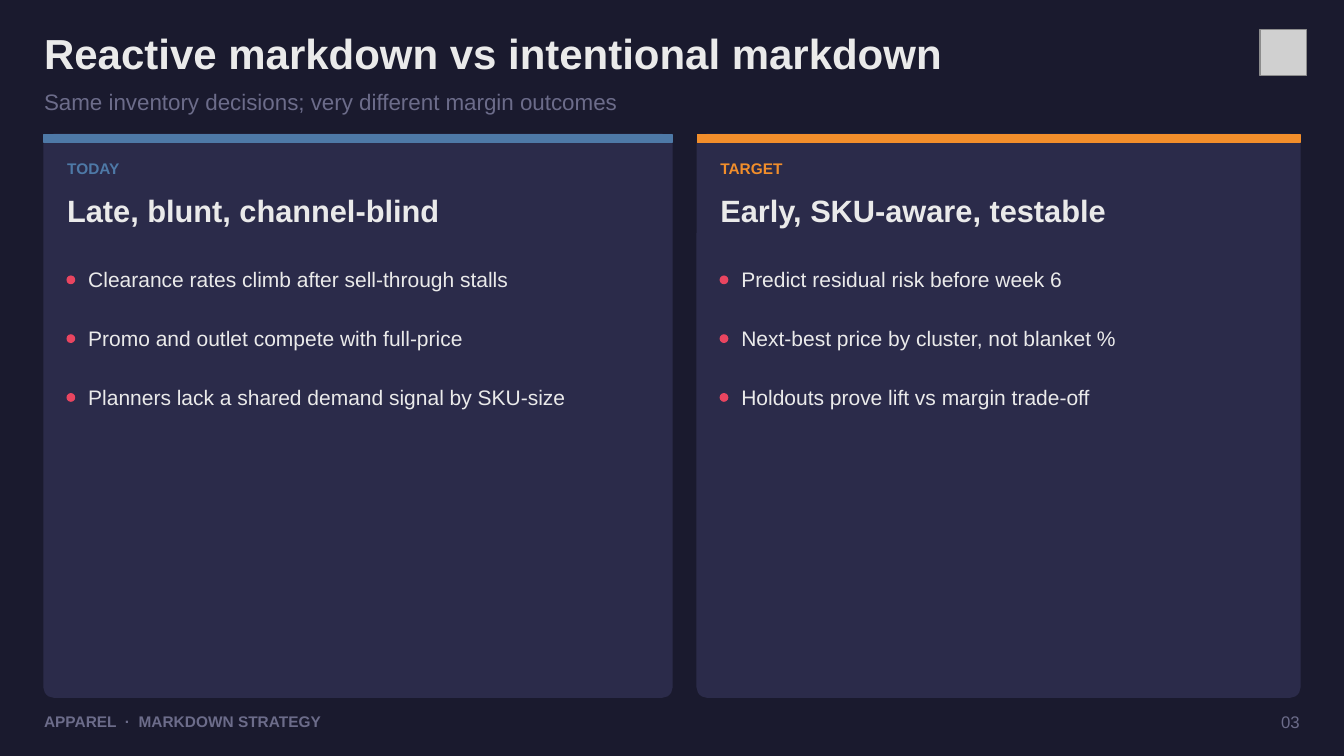
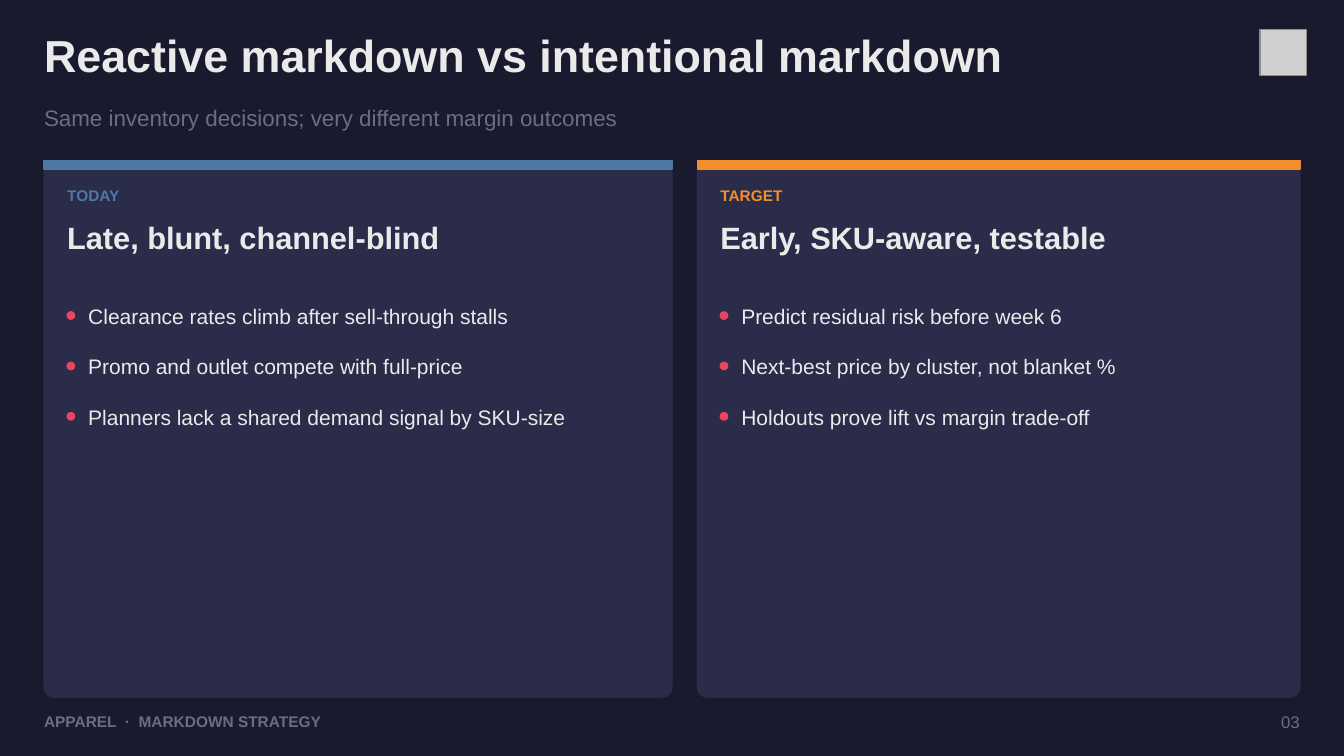
Before and after one commit to dhanesh123in/ppt-gen, a slide deck: slide 3 of examples/apparel-markdown.pptx. Drawn at 1344x756 pixels with LibreOffice and Linux fonts; fonts in the diff are those of the drawing; grey boxes stand for pictures. Boxes give left, top, right and bottom in pixels: in the first picture for what was removed or moved away, otherwise in the second. Text is boxed around its words. In the diff, an @@ line names an element or a change of style, - is before the commit and + after.

```diff
--- a/examples/apparel-markdown.pptx
+++ b/examples/apparel-markdown.pptx
@@ text "Reactive markdown vs intentional markdown" at [44,39,1002,73]: size 30 to 32 pt @@
@@ text "Same inventory decisions; very different ...": place and size @@
-text "Same inventory decisions; very different ..." at [44,94,617,115]
+text "Same inventory decisions; very different ..." at [44,110,617,131]
@@ rounded rectangle: place and size @@
-rounded rectangle at [44,134,673,697]
+rounded rectangle at [44,160,673,697]
@@ rounded rectangle at [44,160,673,697]: proportions changed @@
@@ rounded rectangle at [698,160,1301,697]: proportions changed @@
@@ rounded rectangle: place and size @@
-rounded rectangle at [698,134,1301,697]
+rounded rectangle at [698,160,1301,697]
@@ text "Clearance rates climb after sell-through ...": place and size @@
-text "Clearance rates climb after sell-through ..." at [88,271,508,292]
+text "Clearance rates climb after sell-through ..." at [88,308,508,328]
@@ vertical alignment top to middle in 6 elements at [88,409,565,429], [741,409,1090,429], [88,358,462,379], [741,358,1091,379], [88,308,508,328], [741,308,1062,324] @@
@@ text "Predict residual risk before week ...": place and size @@
-text "Predict residual risk before week ..." at [741,271,1062,287]
+text "Predict residual risk before week ..." at [741,308,1062,324]
@@ rounded rectangle: place and size @@
-rounded rectangle at [68,276,75,283]
+rounded rectangle at [68,312,75,319]
@@ rounded rectangle: place and size @@
-rounded rectangle at [721,276,728,283]
+rounded rectangle at [721,312,728,319]
@@ text "Promo and outlet compete with ...": place and size @@
-text "Promo and outlet compete with ..." at [88,330,462,350]
+text "Promo and outlet compete with ..." at [88,358,462,379]
@@ text "Next-best price by cluster, not ...": place and size @@
-text "Next-best price by cluster, not ..." at [741,330,1091,350]
+text "Next-best price by cluster, not ..." at [741,358,1091,379]
@@ 4 texts, 2 rectangles, 2 rounded rectangles: place and size @@
-4 texts, 2 rectangles, 2 rounded rectangles at [44,134,1301,342]
+4 texts, 2 rectangles, 2 rounded rectangles at [44,160,1301,369]
@@ rounded rectangle: place and size @@
-rounded rectangle at [68,394,75,401]
+rounded rectangle at [68,412,75,419]
@@ text "Planners lack a shared demand ...": place and size @@
-text "Planners lack a shared demand ..." at [88,389,565,409]
+text "Planners lack a shared demand ..." at [88,409,565,429]
@@ rounded rectangle: place and size @@
-rounded rectangle at [721,394,728,401]
+rounded rectangle at [721,412,728,419]
@@ text "Holdouts prove lift vs margin ...": place and size @@
-text "Holdouts prove lift vs margin ..." at [741,389,1090,409]
+text "Holdouts prove lift vs margin ..." at [741,409,1090,429]
```
Also in this commit, not shown: 8 other slides changed, 14 other files.
